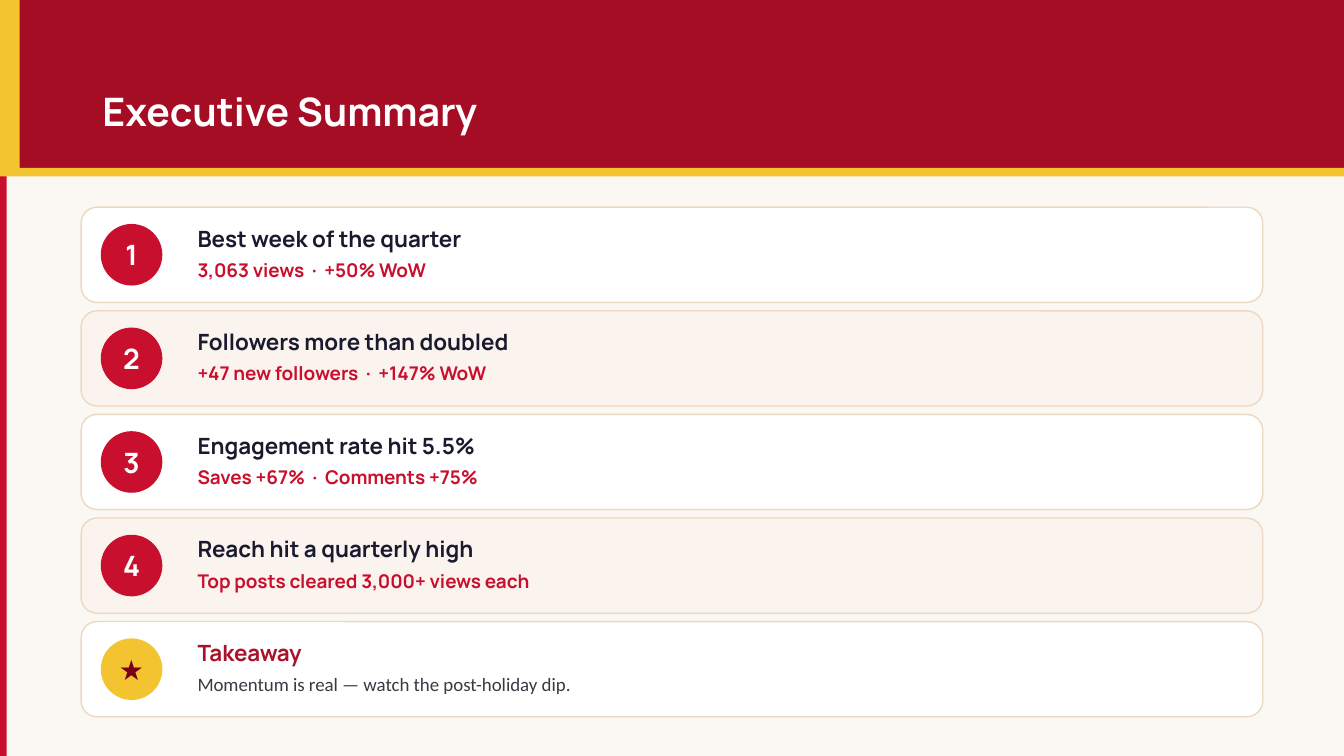
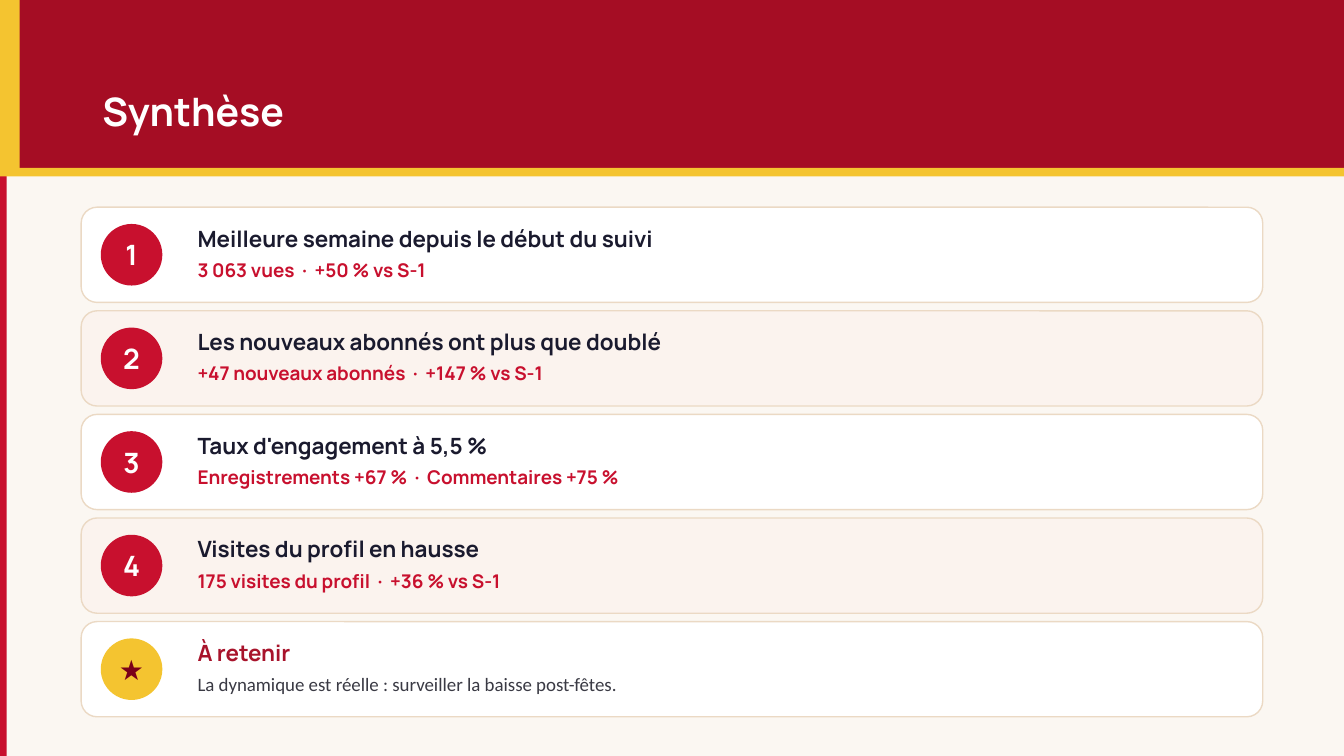
Before and after one commit to yu-ting-alice-tseng/portfolio, a slide deck: slide 2 of assets/Engoo_Weekly Report_FR.pptx. Drawn at 1344x756 pixels with LibreOffice and Linux fonts; fonts in the diff are those of the drawing. Boxes give left, top, right and bottom in pixels: in the first picture for what was removed or moved away, otherwise in the second. Text is boxed around its words. In the diff, an @@ line names an element or a change of style, - is before the commit and + after.

```diff
--- a/assets/Engoo_Weekly Report_FR.pptx
+++ b/assets/Engoo_Weekly Report_FR.pptx
@@ title at box(102, 94, 284, 136): text changed @@
-Executive Summary
+Synthèse
@@ text at box(198, 229, 653, 253): text changed @@
-Best week of the quarter
+Meilleure semaine depuis le début du suivi
@@ text at box(198, 263, 426, 278): text changed @@
-3,063 views · +50% WoW
+3 063 vues · +50 % vs S-1
@@ text at box(198, 332, 661, 356): text changed @@
-Followers more than doubled
+Les nouveaux abonnés ont plus que doublé
@@ text at box(198, 365, 543, 381): text changed @@
-+47 new followers · +147% WoW
++47 nouveaux abonnés · +147 % vs S-1
@@ text at box(198, 436, 463, 460): text changed @@
-Engagement rate hit 5.5%
+Taux d'engagement à 5,5 %
@@ text at box(198, 470, 598, 489): text changed @@
-Saves +67% · Comments +75%
+Enregistrements +67 % · Commentaires +75 %
@@ text at box(198, 540, 479, 563): text changed @@
-Reach hit a quarterly high
+Visites du profil en hausse
@@ text at box(198, 574, 501, 593): text changed @@
-Top posts cleared 3,000+ views each
+175 visites du profil · +36 % vs S-1
@@ text at box(198, 641, 290, 662): text changed @@
-Takeaway
+À retenir
@@ text at box(198, 678, 616, 694): text changed @@
-Momentum is real — watch the post-holiday dip.
+La dynamique est réelle : surveiller la baisse post-fêtes.
```
Also in this commit, not shown: 2 other slides changed, 4 slides added, 4 slides removed, 3 other files.
